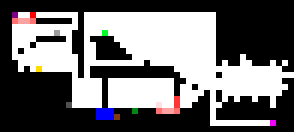
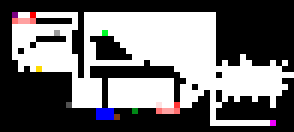
Two versions of the same layered image (294x132). Layer-by-layer changes:
painted on "Background" over <box>174,96,180,102</box>
